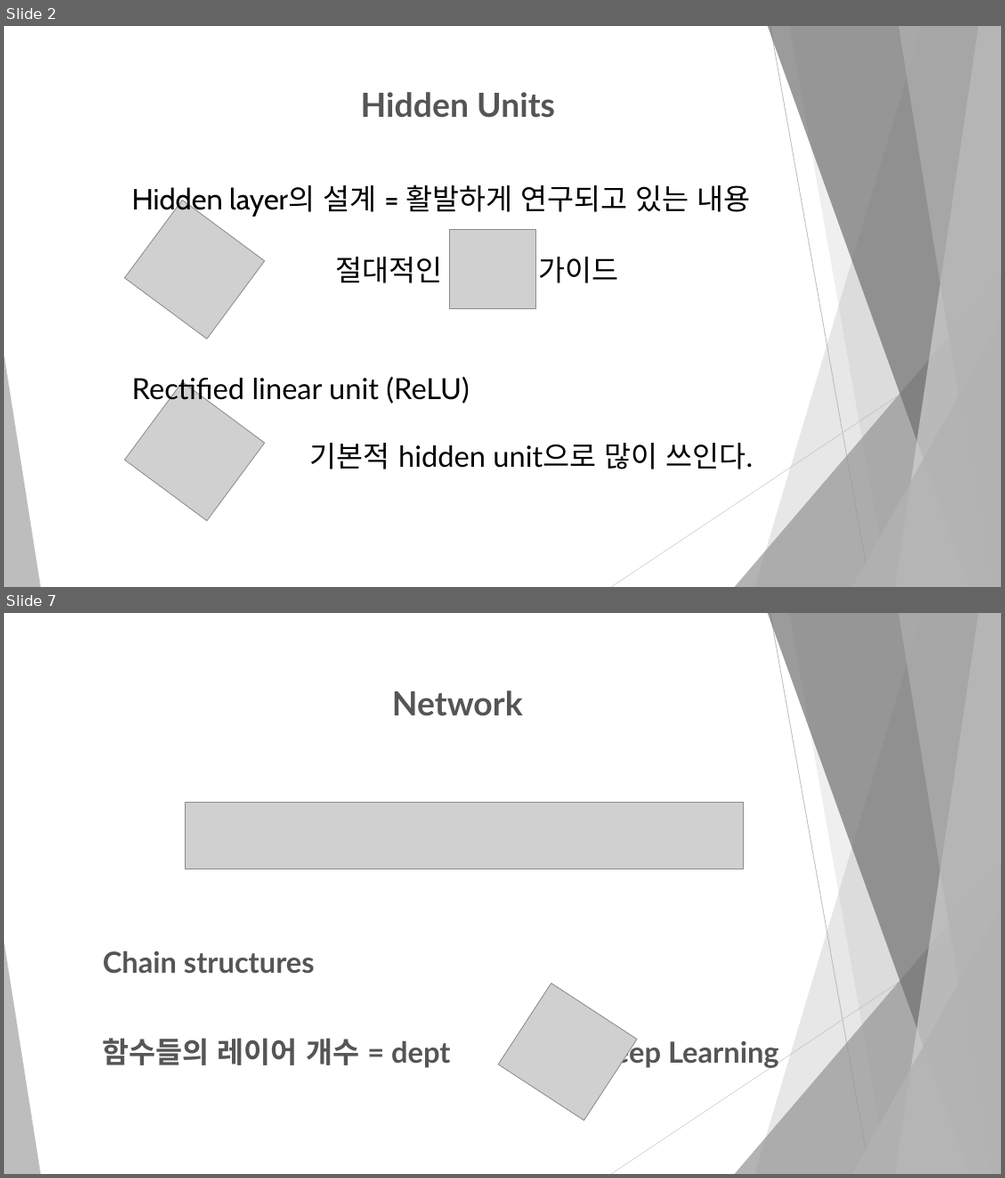
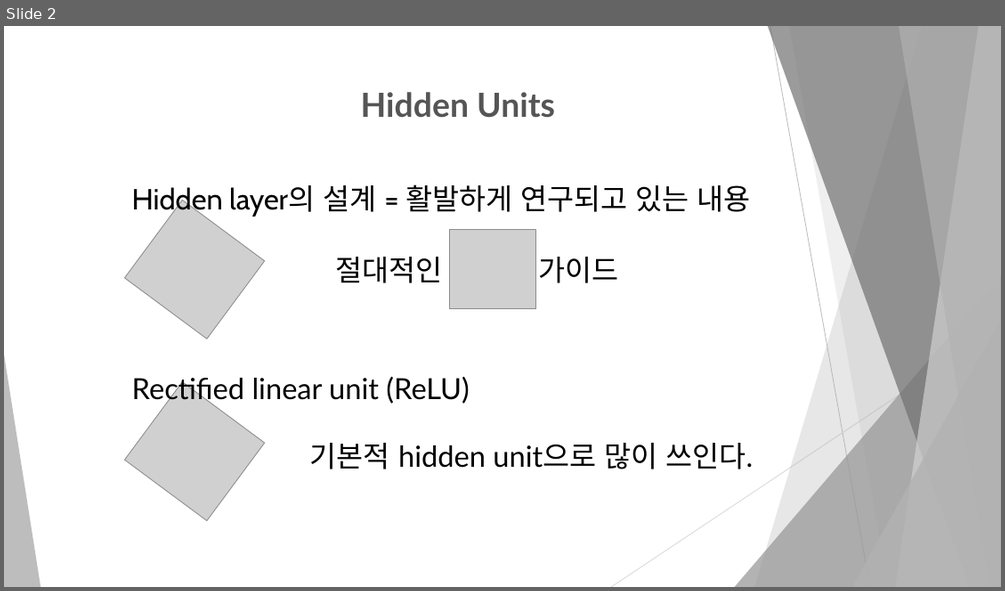
Before and after one commit to dbswl067/Machine-learning, a slide deck: 발표 자료/6.3 Hidden Units.pptx. Shown one above the other, each under a label of ours: slides 2 and 7 before the commit, slide 2 after it; the slides between them are not shown. The pictures are 1005x1178 and 1005x591 pixels, drawn with LibreOffice and Linux fonts; fonts in the diff are those of the drawing; grey boxes stand for pictures. Boxes give left, top, right and bottom in pixels: in the first picture for what was removed or moved away, otherwise in the second. Text is boxed around its words. In the diff, an @@ line names an element or a change of style, - is before the commit and + after.

```diff
--- a/발표 자료/6.3 Hidden Units.pptx
+++ b/발표 자료/6.3 Hidden Units.pptx
@@ slide 7 removed at [4, 613, 1001, 1174], background #FFFFFF; not listed: 10 template elements that a slide beside it also shows @@
@@ text removed at [392, 690, 523, 716] @@
-Network
@@ picture removed at [185, 803, 743, 868] @@
@@ text removed at [103, 950, 315, 973] @@
-Chain structures
@@ picture removed at [498, 983, 637, 1120] @@
@@ text removed at [103, 1037, 779, 1068] @@
-함수들의 레이어 개수 = dept Deep Learning
```
Also in this commit, not shown: 12 slides added, 6 other slides removed, 1 other file.
